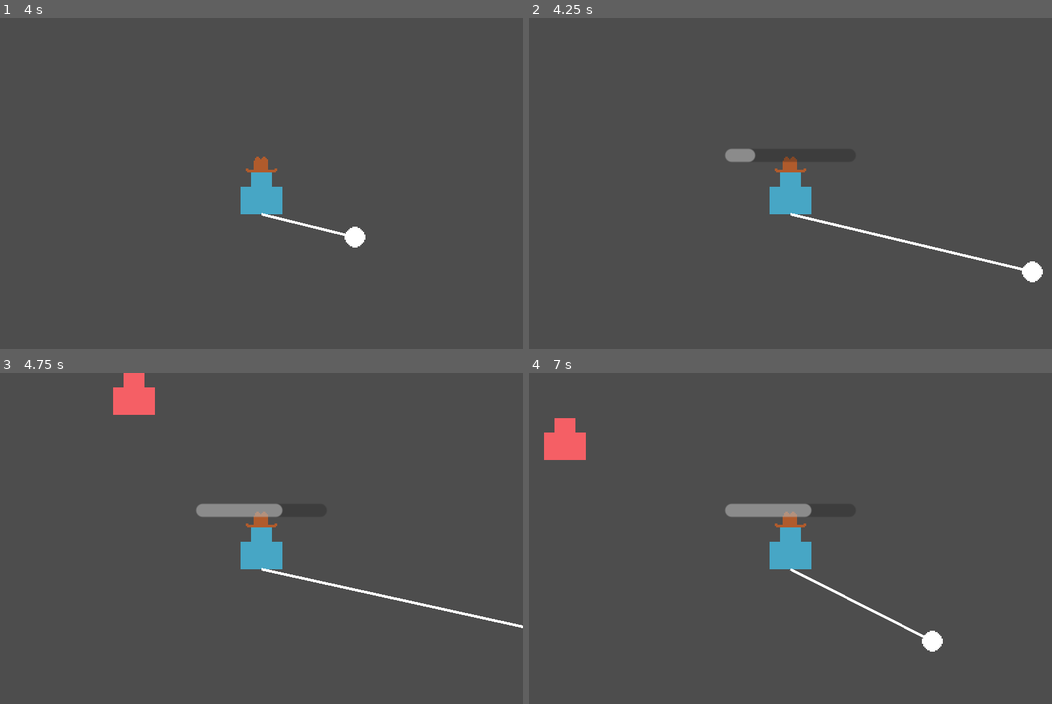
Above: before the commit, frames 1-4 (two rows, left to right).
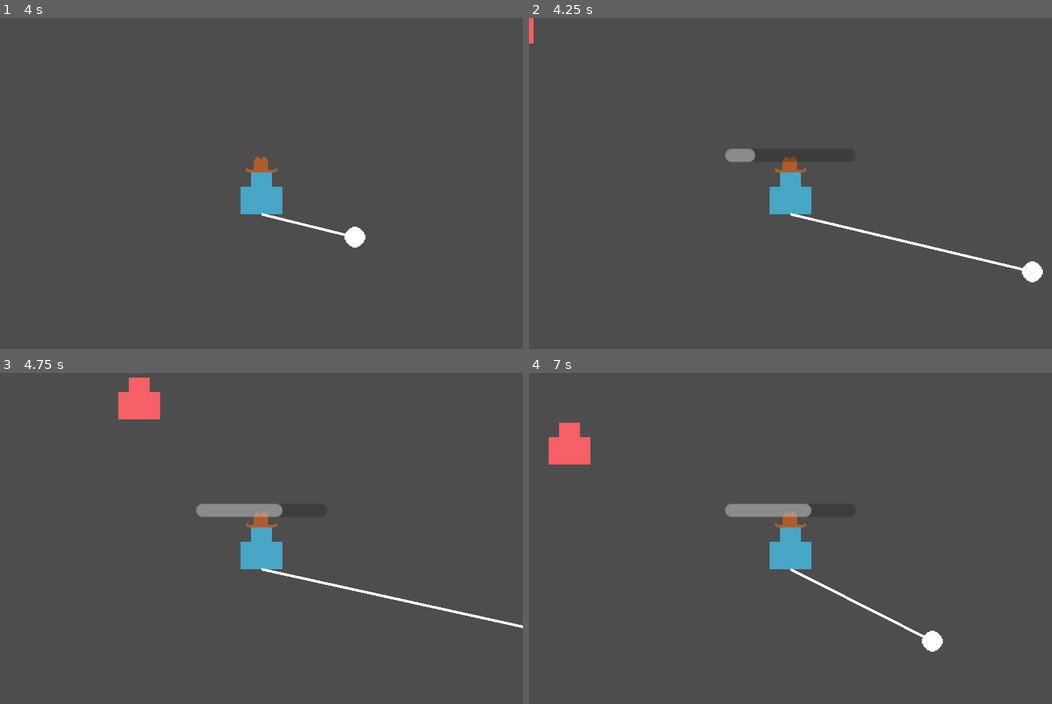
Above: after the commit, the same moments.

Repository: martindzejky/gmtk2025
Game: Godot game, scene res://main.tscn
The game is run twice, just before and just after one commit, with the same random seed, the same clock (stepped at 60 frames per second) and the same inputs.
Inputs (mouse positions are in pixels of both pictures, inside the frame that each line leads up to):
- Up to frame 1 (4 s): tap Enter at 0.5 s; move the mouse to (376, 193) at 0.52 s; hold D (move_right) 0.53-1.28 s; click (376, 193) at 0.6 s; move the mouse to (156, 233) at 1.27 s; hold S (move_down) 1.28-2.03 s; tap Shift (dash) at 1.35, 3.6 s; click (156, 233) at 1.55 s; move the mouse to (313, 127) at 2.02 s; hold D (move_right) 2.03-2.78 s; click (313, 127) at 2.1 s; move the mouse to (235, 292) at 2.77 s; hold W (move_up) 2.78-3.53 s; click (235, 292) at 2.85 s; tap R (restart) at 3.5 s; move the mouse to (418, 272) at 3.52 s; hold A (move_left) from 3.53 s (still down); click (418, 272) at 3.8 s
- Up to frame 2 (4.25 s): keep holding A (move_left)
- Up to frame 3 (4.75 s): keep holding A (move_left); move the mouse to (104, 512) at 4.27 s; click (104, 512) at 4.35 s
- Up to frame 4 (7 s): move the mouse to (816, 568) at 5.02 s; release A (move_left) at 5.03 s; hold S (move_down) 5.03-5.78 s; click (816, 568) at 5.1 s; move the mouse to (712, 472) at 5.77 s; hold D (move_right) 5.78-6.53 s; tap Shift (dash) at 5.85 s; click (712, 472) at 6.05 s; move the mouse to (905, 548) at 6.52 s; hold W (move_up) from 6.53 s (still down); click (905, 548) at 6.6 s

Frame 1 is identical in both runs. In frame 2, less than 0.1% of the frame differs, in the area x 0-1%, y 0-8%; in frame 3, 0.4%, in the area x 21-31%, y 0-15%; in frame 4, 0.4%.

Commit message:
captured enemies

Diff:
--- a/autoload/game.gd
+++ b/autoload/game.gd
@@ -3,6 +3,8 @@
 
 var player: Player
 var hook: Hook
+
+signal enemies_updated
 
 func _process(_delta):
   if Input.is_action_just_pressed('restart'):
--- a/objects/enemy.tscn
+++ b/objects/enemy.tscn
@@ -1,16 +1,17 @@
-[gd_scene load_steps=6 format=3 uid="uid://r4tfd7m8uo5"]
+[gd_scene load_steps=7 format=3 uid="uid://r4tfd7m8uo5"]
 
 [ext_resource type="Script" uid="uid://fieie7mlojfh" path="res://scripts/enemy.gd" id="1_7jlpp"]
 [ext_resource type="Texture2D" uid="uid://vhkk0mpqefa4" path="res://sprites/dude.png" id="1_882u1"]
 [ext_resource type="PackedScene" uid="uid://ccv1x3ptc2xx" path="res://objects/melee_strike.tscn" id="2_41oev"]
 [ext_resource type="PackedScene" uid="uid://dr57aya15ff0d" path="res://objects/projectile.tscn" id="3_we7g8"]
+[ext_resource type="Texture2D" uid="uid://cci5ot0ixu4wj" path="res://sprites/dude_captured.png" id="4_3hb37"]
 
 [sub_resource type="CircleShape2D" id="CircleShape2D_882u1"]
 radius = 8.0
 
-[node name="enemy" type="CharacterBody2D" node_paths=PackedStringArray("melee_cooldown_timer", "shoot_cooldown_timer") groups=["enemy"]]
+[node name="enemy" type="CharacterBody2D" node_paths=PackedStringArray("melee_cooldown_timer", "shoot_cooldown_timer", "sprite") groups=["enemy"]]
 collision_layer = 4
-collision_mask = 7
+collision_mask = 15
 motion_mode = 1
 script = ExtResource("1_7jlpp")
 melee_strike_distance = 40.0
@@ -20,6 +21,8 @@
 projectile_object = ExtResource("3_we7g8")
 melee_cooldown_timer = NodePath("melee_cooldown")
 shoot_cooldown_timer = NodePath("shoot_cooldown")
+sprite = NodePath("sprite")
+captured_sprite = ExtResource("4_3hb37")
 
 [node name="sprite" type="Sprite2D" parent="."]
 modulate = Color(0.959393, 0.373996, 0.395027, 1)
--- a/objects/player.tscn
+++ b/objects/player.tscn
@@ -15,7 +15,7 @@
 
 [node name="player" type="CharacterBody2D" node_paths=PackedStringArray("dash_progress_timer", "dash_cooldown_timer", "dash_cooldown_progress") groups=["player"]]
 collision_layer = 2
-collision_mask = 7
+collision_mask = 15
 motion_mode = 1
 script = ExtResource("1_ykyjo")
 dash_speed = 500.0
--- a/project.godot
+++ b/project.godot
@@ -81,6 +81,7 @@
 2d_physics/layer_1="default"
 2d_physics/layer_2="player"
 2d_physics/layer_3="enemy"
+2d_physics/layer_4="captured_enemy"
 
 [rendering]
 
--- a/scripts/enemy.gd
+++ b/scripts/enemy.gd
@@ -1,24 +1,52 @@
 extends CharacterBody2D
 class_name Enemy
 
+@export_category('Movement')
 @export var can_move := true
 @export var move_speed := 50.0
 @export var hook_pull_speed := 20.0
 
+@export_category('Melee')
 @export var can_attack_melee := true
 @export var melee_strike_distance := 20.0
 @export var melee_strike_object: PackedScene
+
+@export_category('Ranged')
 @export var can_attack_ranged := true
 @export var min_ranged_attack_distance := 20.0
 @export var max_ranged_attack_distance := 100.0
 @export var projectile_object: PackedScene
 
+@export_category('Timers')
 @export var melee_cooldown_timer: Timer
 @export var shoot_cooldown_timer: Timer
+
+@export_category('Sprites')
+@export var sprite: Sprite2D
+@onready var default_sprite: Texture2D = sprite.texture
+@export var captured_sprite: Texture2D
+
+enum State {
+  ATTACKING_PLAYER,
+  CAPTURED,
+}
+
+var state := State.ATTACKING_PLAYER
 
 func _physics_process(_delta):
   velocity = Vector2.ZERO
 
+  match state:
+    State.ATTACKING_PLAYER:
+      attack_player()
+
+  if is_hooked_by_segment():
+    lasso_segment_pull()
+
+  if can_move and state != State.CAPTURED:
+    move_and_slide()
+
+func attack_player():
   var distance_to_player := global_position.distance_to(Game.player.global_position)
 
   if melee_cooldown_timer.time_left <= 0 and shoot_cooldown_timer.time_left <= 0:
@@ -35,17 +63,12 @@
       if distance_to_player > melee_strike_distance:
         move_towards_player()
 
-  if can_attack_melee and melee_cooldown_timer.time_left <= 0 and distance_to_player <= melee_strike_distance:
-    attack_melee()
+  if not is_hooked():
+    if can_attack_melee and melee_cooldown_timer.time_left <= 0 and distance_to_player <= melee_strike_distance:
+      attack_melee()
 
-  if can_attack_ranged and shoot_cooldown_timer.time_left <= 0 and distance_to_player >= min_ranged_attack_distance and distance_to_player <= max_ranged_attack_distance:
-    shoot_ranged()
-
-  if is_hooked_by_segment():
-    lasso_segment_pull()
-
-  if can_move:
-    move_and_slide()
+    if can_attack_ranged and shoot_cooldown_timer.time_left <= 0 and distance_to_player >= min_ranged_attack_distance and distance_to_player <= max_ranged_attack_distance:
+      shoot_ranged()
 
 func move_towards_player():
   var direction := global_position.direction_to(Game.player.global_position)
@@ -103,3 +126,26 @@
 
   projectile.global_position = global_position
   projectile.global_rotation = global_position.angle_to_point(Game.player.global_position)
+
+func is_captured():
+  return state == State.CAPTURED
+
+func capture():
+  state = State.CAPTURED
+  sprite.texture = captured_sprite
+
+  # this is a quick hack to save time:
+  # I want to change the collision layer from 'enemy' to 'captured_enemy' which is the next layer
+  # so just shift the layer bit by 1
+  collision_layer = collision_layer << 1
+
+  Game.enemies_updated.emit()
+
+func free_from_capture():
+  state = State.ATTACKING_PLAYER
+  sprite.texture = default_sprite
+
+  # again the hack mentioned above
+  collision_layer = collision_layer >> 1
+
+  Game.enemies_updated.emit()
--- a/scripts/hook.gd
+++ b/scripts/hook.gd
@@ -62,8 +62,7 @@
 
 
 func catch_enemy(enemy: Enemy):
-  # TODO: what happens here?
-  enemy.queue_free()
+  enemy.capture()
 
 func unhook():
   if state != State.HOOKED:
--- a/scripts/wave_spawner.gd
+++ b/scripts/wave_spawner.gd
@@ -7,13 +7,17 @@
 
 func _ready():
   assert(waves.size() > 0, 'No waves defined')
+  Game.enemies_updated.connect(_on_enemies_updated)
+  call_deferred('_on_enemies_updated')
 
-func _process(_delta):
+func _on_enemies_updated():
   if waves.size() == 0:
     # TODO: something cool should happen here
     return
 
-  if get_tree().get_nodes_in_group('enemy').size() == 0:
+  var free_enemies = get_tree().get_nodes_in_group('enemy').filter(func(enemy: Enemy): return not enemy.is_captured())
+
+  if free_enemies.size() == 0:
     var new_wave = waves.pop_front()
     spawn_wave(new_wave)
 
Binary file added: sprites/dude_captured.png
Not shown, added: sprites/dude_captured.png.import
